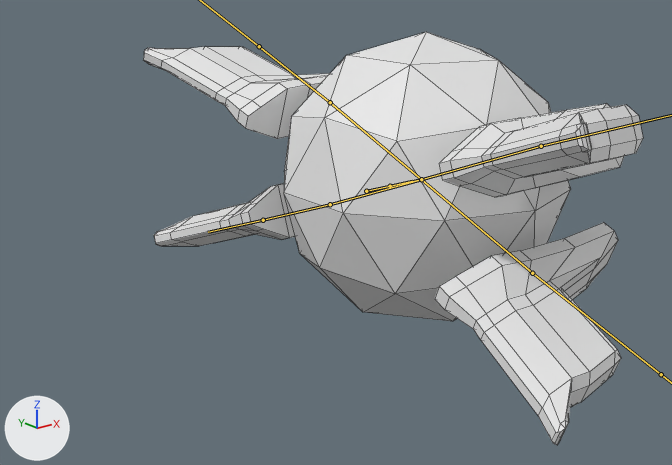
Renders of the FBX model Assets/Player/Prototype/playership.fbx from each side of a commit.
One viewpoint serves both versions: a camera (50 mm lens) standing at (-2.59, -2.68, 0.93) and looking at (-0.46, -0.01, -0.13). Arrows for +X, +Y and +Z are at lower left; the lights stay in place. Both versions are drawn at frame 1 of the action 'PlayerShip|NoRoll'; the numbers are the values there. The bones that bend it are drawn over the model as lines. Mesh edges are drawn as thin lines.

Names of what the first picture shows: 'Ship'.
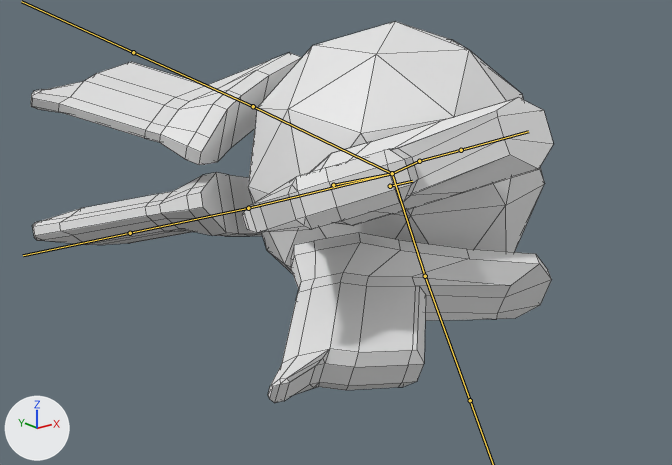
Changed parts and their boxes (x1, y1, x2, y2) in the pictures (672 x 465 px):
'Ship', posed (7% shorter)
    before: (143, 32, 643, 445)
    after: (31, 21, 554, 403)
bone 'body', root to tip
    before: (366, 191) to (421, 179)
    after: (333, 185) to (392, 173)
bone 'Rotater1', root to tip
    before: (421, 179) to (330, 102)
    after: (392, 173) to (253, 106)
bone 'Rotater2', root to tip
    before: (421, 179) to (330, 204)
    after: (392, 173) to (248, 208)
bone 'Rotator3', root to tip
    before: (421, 179) to (532, 273)
    after: (392, 173) to (425, 276)
bone 'Rotator4', root to tip
    before: (421, 179) to (541, 146)
    after: (392, 173) to (419, 161)

Edits to the bpy script that builds the scene:
```text
Change bone_body:
    where bone_body = bpy.data.objects['PlayerShip'].pose.bones['body']  # child of 'root'
    bone_body.location: (0.0, 0.0, 0.0) -> (-0.049, -0.164, 0.0)
Change bone_rotater1:
    where bone_rotater1 = bpy.data.objects['PlayerShip'].pose.bones['Rotater1']  # child of 'body'
    bone_rotater1.rotation_quaternion: (0.976, -0.216, 0.0, 0.0) -> (0.951, -0.189, 0.045, 0.24)  # degrees (-25, 0, 0) -> degrees (-20, 10, 26)
Change bone_rotater2:
    where bone_rotater2 = bpy.data.objects['PlayerShip'].pose.bones['Rotater2']  # child of 'body'
    bone_rotater2.rotation_quaternion: (0.976, 0.216, 0.0, 0.0) -> (0.937, 0.201, -0.022, 0.285)  # degrees (25, 0, 0) -> degrees (22, -9, 32)
Change bone_rotator3:
    where bone_rotator3 = bpy.data.objects['PlayerShip'].pose.bones['Rotator3']  # child of 'body'
    bone_rotator3.rotation_quaternion: (0.976, -0.216, 0.0, 0.0) -> (0.948, -0.199, 0.053, 0.244)  # degrees (-25, 0, 0) -> degrees (-21, 11, 27)
Change bone_rotator4:
    where bone_rotator4 = bpy.data.objects['PlayerShip'].pose.bones['Rotator4']  # child of 'body'
    bone_rotator4.rotation_quaternion: (0.976, 0.216, 0.0, 0.0) -> (0.939, 0.202, -0.028, 0.277)  # degrees (25, 0, 0) -> degrees (22, -10, 31)
```
